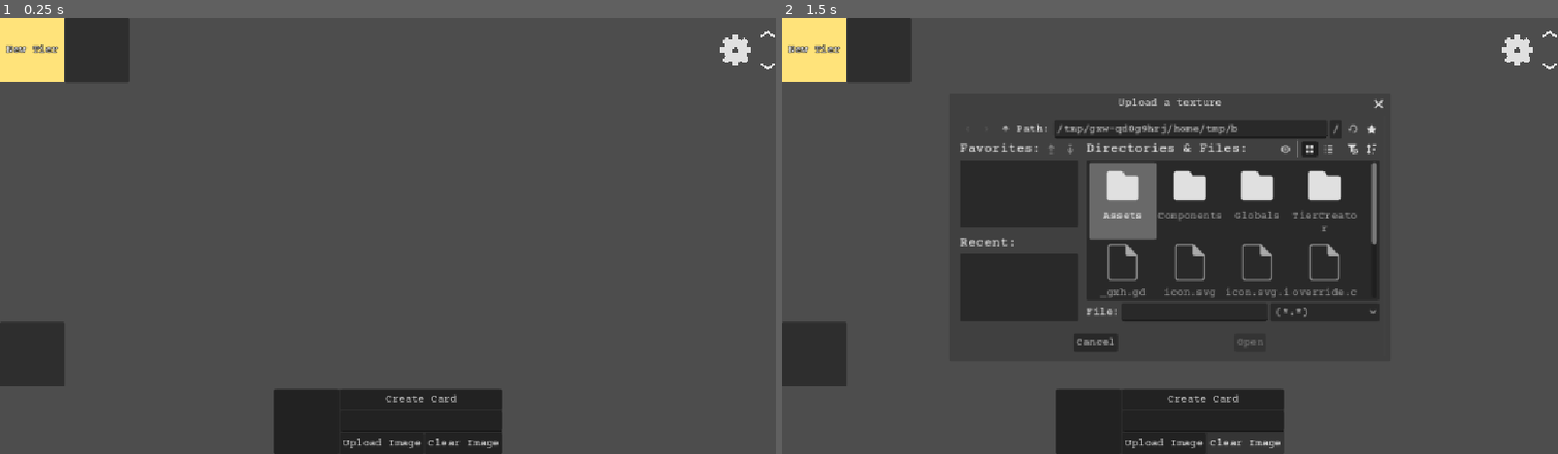
Above: before the commit, frames 1-2 (left to right).
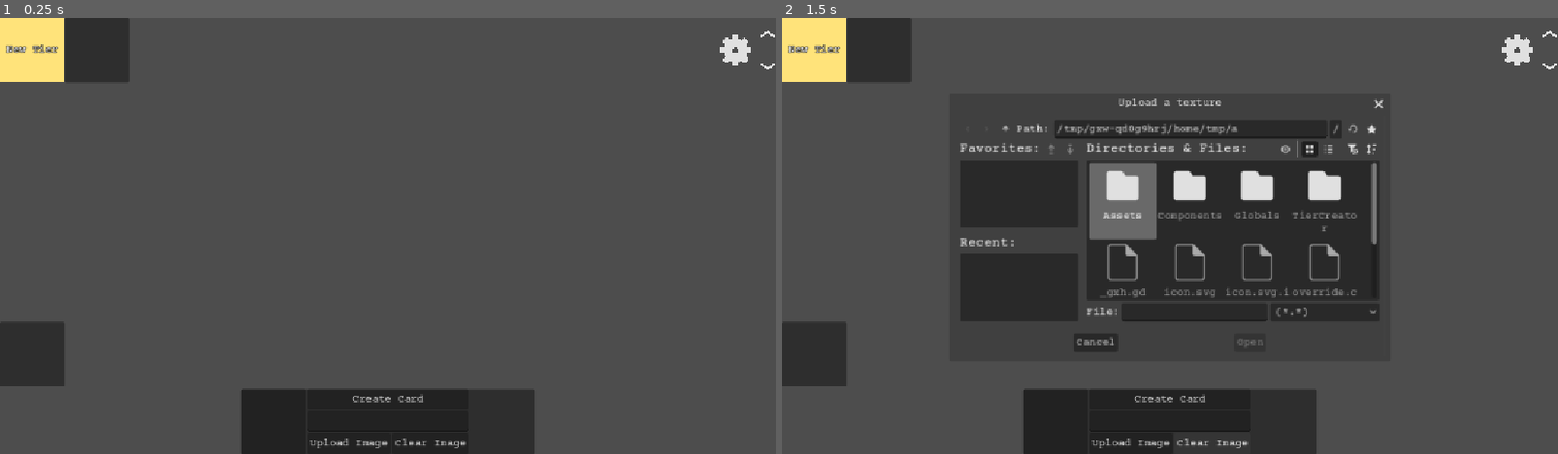
Above: after the commit, the same moments.

Repository: White-Dove-Gamedev/Tier-Creator
Game: Godot game, scene res://TierCreator/tier_creator.tscn
The game is run twice, just before and just after one commit, with the same random seed, the same clock (stepped at 60 frames per second) and the same inputs.
Inputs:
- Up to frame 1 (0.25 s): no input
- Up to frame 2 (1.5 s): click "Upload Image" at 0.5 s; click "Clear Image" at 1.25 s

The runs differ from the first frame. In frame 1, 1.5% of the frame differs, in the area x 31-69%, y 85-100%; in frame 2, 1.5%, in the area x 31-69%, y 24-100%.

Commit message:
Add screenshot functionality

Diff:
--- a/TierCreator/card_creator.gd
+++ b/TierCreator/card_creator.gd
@@ -12,14 +12,118 @@
 @onready var card_text_line_edit: LineEdit = %CardTextLineEdit
 @onready var upload_image_button: Button = %UploadImageButton
 @onready var clear_image_button: Button = %ClearImageButton
-
-var file_dialog = FileDialog.new()
+@onready var screenshot_texture_button: TextureButton = %ScreenshotTextureButton
+@onready var upload_file_dialog: FileDialog = %UploadFileDialog
+@onready var save_file_dialog: FileDialog = %SaveFileDialog
 
 func _ready() -> void:
-	set_sizes()
-	set_mouse_settings()
-	connect_signals()
-	set_file_dialog()
+	set_self()
+	set_preview_h_box_container()
+	set_preview_label()
+	set_preview_texture_rect()
+	set_preview_panel_container()
+	set_screenshot_texture_button()
+	set_create_card_button()
+	set_card_text_line_edit()
+	set_upload_image_button()
+	set_clear_image_button()
+	set_upload_file_dialog()
+	set_save_file_dialog()
+	set_screenshot_texture_button()
+
+
+func set_self() -> void:
+	mouse_filter = Control.MOUSE_FILTER_IGNORE
+
+
+func set_preview_h_box_container() -> void:
+	preview_h_box_container.mouse_filter = Control.MOUSE_FILTER_IGNORE
+
+
+func set_preview_label() -> void:
+	preview_label.custom_minimum_size = Vector2(Utils.MIN_SIZE_X, Utils.MIN_SIZE_Y)
+	preview_label.custom_maximum_size = Vector2(Utils.MAX_SIZE_X, Utils.MAX_SIZE_Y)
+	preview_label.mouse_filter = Control.MOUSE_FILTER_IGNORE
+
+
+func set_preview_texture_rect() -> void:
+	preview_texture_rect.custom_minimum_size = Vector2(Utils.MIN_SIZE_X, Utils.MIN_SIZE_Y)
+	preview_texture_rect.custom_maximum_size = Vector2(Utils.MAX_SIZE_X, Utils.MAX_SIZE_Y)
+	preview_texture_rect.mouse_filter = Control.MOUSE_FILTER_IGNORE
+
+
+func set_preview_panel_container() -> void:
+	preview_panel_container.custom_minimum_size = Vector2(Utils.MIN_SIZE_X, Utils.MIN_SIZE_Y)
+	preview_panel_container.custom_maximum_size = Vector2(Utils.MAX_SIZE_X, Utils.MAX_SIZE_Y)
+	preview_panel_container.mouse_filter = Control.MOUSE_FILTER_IGNORE
+
+
+func set_screenshot_texture_button() -> void:
+	screenshot_texture_button.custom_minimum_size = Vector2(Utils.MIN_SIZE_X, Utils.MIN_SIZE_Y)
+	screenshot_texture_button.custom_minimum_size = Vector2(Utils.MAX_SIZE_X, Utils.MAX_SIZE_Y)
+	screenshot_texture_button.ignore_texture_size = true
+	screenshot_texture_button.stretch_mode = TextureButton.STRETCH_KEEP_ASPECT_CENTERED
+	screenshot_texture_button.mouse_default_cursor_shape = Control.CURSOR_POINTING_HAND
+
+
+func set_create_card_button() -> void:
+	create_card_button.mouse_default_cursor_shape = Control.CURSOR_POINTING_HAND
+	create_card_button.pressed.connect(_on_create_card_button_pressed)
+
+
+func set_card_text_line_edit() -> void:
+	card_text_line_edit.backspace_deletes_composite_character_enabled = true
+	card_text_line_edit.clear_button_enabled = true
+	card_text_line_edit.text_changed.connect(_on_card_text_line_edit_text_changed)
+	card_text_line_edit.size_flags_vertical = Control.SIZE_EXPAND_FILL
+
+
+func set_upload_image_button() -> void:
+	upload_image_button.mouse_default_cursor_shape = Control.CURSOR_POINTING_HAND
+	upload_image_button.pressed.connect(_on_upload_image_button_pressed)
+
+
+func set_clear_image_button() -> void:
+	clear_image_button.mouse_default_cursor_shape = Control.CURSOR_POINTING_HAND
+	clear_image_button.pressed.connect(_on_clear_image_button_pressed)
+
+
+func set_upload_file_dialog() -> void:
+	upload_file_dialog.file_mode = FileDialog.FILE_MODE_OPEN_FILE
+	upload_file_dialog.use_native_dialog = true
+	upload_file_dialog.mode = Window.MODE_WINDOWED
+	upload_file_dialog.access = FileDialog.ACCESS_FILESYSTEM
+	upload_file_dialog.filters = ["*.*"]
+	upload_file_dialog.title = "Upload a texture"
+	upload_file_dialog.file_selected.connect(_on_upload_file_selected)
+
+
+func set_save_file_dialog() -> void:
+	save_file_dialog.file_mode = FileDialog.FILE_MODE_SAVE_FILE
+	save_file_dialog.use_native_dialog = true
+	save_file_dialog.mode = Window.MODE_WINDOWED
+	save_file_dialog.access = FileDialog.ACCESS_FILESYSTEM
+	save_file_dialog.filters = ["*.png"]
+	save_file_dialog.title = "Save the Tierlist"
+
+
+func _on_upload_file_selected(path: String) -> void:
+	var image := Image.load_from_file(path)
+	if image == null:
+		return
+	preview_texture_rect.texture = ImageTexture.create_from_image(image)
+
+
+func _on_clear_image_button_pressed() -> void:
+	preview_texture_rect.texture = null
+
+
+func _on_card_text_line_edit_text_changed(new_text: String) -> void:
+	preview_label.text = new_text
+
+
+func _on_upload_image_button_pressed() -> void:
+	upload_file_dialog.popup_centered()
 
 
 func _on_create_card_button_pressed() -> void:
@@ -36,63 +140,3 @@
 	if card.card_texture_rect.texture:
 		card.background_panel_container.hide()
 	card.move_to_front()
-
-
-
-func _on_card_text_line_edit_text_changed(new_text: String) -> void:
-	preview_label.text = new_text
-
-
-func _on_upload_image_button_pressed() -> void:
-	file_dialog.popup_centered()
-
-
-func _on_file_selected(path: String) -> void:
-	var image := Image.load_from_file(path)
-	if image == null:
-		return
-	preview_texture_rect.texture = ImageTexture.create_from_image(image)
-
-
-func _on_clear_image_button_pressed() -> void:
-	preview_texture_rect.texture = null
-
-
-func set_sizes() -> void:
-	preview_label.custom_minimum_size = Vector2(Utils.MIN_SIZE_X, Utils.MIN_SIZE_Y)
-	preview_label.custom_maximum_size = Vector2(Utils.MAX_SIZE_X, Utils.MAX_SIZE_Y)
-	preview_texture_rect.custom_minimum_size = Vector2(Utils.MIN_SIZE_X, Utils.MIN_SIZE_Y)
-	preview_texture_rect.custom_maximum_size = Vector2(Utils.MAX_SIZE_X, Utils.MAX_SIZE_Y)
-	preview_panel_container.custom_minimum_size = Vector2(Utils.MIN_SIZE_X, Utils.MIN_SIZE_Y)
-	preview_panel_container.custom_maximum_size = Vector2(Utils.MAX_SIZE_X, Utils.MAX_SIZE_Y)
-
-
-func set_mouse_settings() -> void:
-	create_card_button.mouse_default_cursor_shape = Control.CURSOR_POINTING_HAND
-	upload_image_button.mouse_default_cursor_shape = Control.CURSOR_POINTING_HAND
-	clear_image_button.mouse_default_cursor_shape = Control.CURSOR_POINTING_HAND
-	preview_panel_container.mouse_filter = Control.MOUSE_FILTER_IGNORE
-	preview_label.mouse_filter = Control.MOUSE_FILTER_IGNORE
-	preview_texture_rect.mouse_filter = Control.MOUSE_FILTER_IGNORE
-	mouse_filter = Control.MOUSE_FILTER_IGNORE
-	preview_h_box_container.mouse_filter = Control.MOUSE_FILTER_IGNORE
-
-
-
-func connect_signals() -> void:
-	card_text_line_edit.text_changed.connect(_on_card_text_line_edit_text_changed)
-	upload_image_button.pressed.connect(_on_upload_image_button_pressed)
-	clear_image_button.pressed.connect(_on_clear_image_button_pressed)
-	create_card_button.pressed.connect(_on_create_card_button_pressed)
-
-
-func set_file_dialog() -> void:
-	add_child(file_dialog)
-	file_dialog.file_mode = FileDialog.FILE_MODE_OPEN_FILE
-	file_dialog.use_native_dialog = true
-	file_dialog.mode = Window.MODE_WINDOWED
-	file_dialog.access = FileDialog.ACCESS_FILESYSTEM
-	file_dialog.filters = ["*.*"]
-	file_dialog.title = "Upload a texture"
-
-	file_dialog.file_selected.connect(_on_file_selected)
--- a/TierCreator/card_creator.tscn
+++ b/TierCreator/card_creator.tscn
@@ -1,6 +1,7 @@
 [gd_scene format=3 uid="uid://bsqvo200gwsv4"]
 
 [ext_resource type="Script" uid="uid://b43psoose2suo" path="res://TierCreator/card_creator.gd" id="1_5uojh"]
+[ext_resource type="Texture2D" uid="uid://cy3lcrcutw4t1" path="res://Assets/Icons/Screenshot.svg" id="2_duitp"]
 
 [node name="CardCreator" type="PanelContainer" unique_id=614640915]
 anchors_preset = 7
@@ -87,3 +88,27 @@
 layout_mode = 2
 mouse_default_cursor_shape = 2
 text = "Clear Image"
+
+[node name="ScreenshotTextureButton" type="TextureButton" parent="PreviewHBoxContainer" unique_id=892036664]
+unique_name_in_owner = true
+custom_minimum_size = Vector2(96, 96)
+layout_mode = 2
+mouse_default_cursor_shape = 2
+texture_normal = ExtResource("2_duitp")
+ignore_texture_size = true
+stretch_mode = 5
+
+[node name="UploadFileDialog" type="FileDialog" parent="." unique_id=1768600321]
+unique_name_in_owner = true
+title = "Upload a texture"
+file_mode = 0
+access = 2
+filters = PackedStringArray("*.*")
+use_native_dialog = true
+
+[node name="SaveFileDialog" type="FileDialog" parent="." unique_id=228731796]
+unique_name_in_owner = true
+title = "Save the Tierlist"
+access = 2
+filters = PackedStringArray("*.png")
+use_native_dialog = true
--- a/TierCreator/tier_creator.gd
+++ b/TierCreator/tier_creator.gd
@@ -8,12 +8,15 @@
 @onready var settings_window: SettingsWindow = %SettingsWindow
 @onready var card_bench_scroll_container: ScrollContainer = %CardBenchScrollContainer
 @onready var tier_list: TierList = %TierList
+@onready var card_creator: CardCreator = %CardCreator
 
 
 func _ready() -> void:
 	set_settings_window()
 	set_card_v_box_container()
 	set_card_bench_scroll_container()
+	set_screenshot_texture_button()
+	set_save_file_dialog()
 	add_tier_category()
 
 
@@ -31,10 +34,39 @@
 	card_bench_scroll_container.custom_minimum_size = Vector2(-1.0, Utils.MIN_SIZE_Y)
 
 
+func set_screenshot_texture_button() -> void:
+	card_creator.screenshot_texture_button.pressed.connect(_on_screenshot_texture_button_pressed)
+
+
+func set_save_file_dialog() -> void:
+	card_creator.save_file_dialog.file_selected.connect(_on_save_file_selected)
+
+
+func _on_screenshot_texture_button_pressed() -> void:
+	card_creator.save_file_dialog.popup_centered()
+
+
+func _on_save_file_selected(path: String) -> void:
+	var img := await capture_screenshot(tier_list.tiers_v_box_container)
+	img.save_png(path)
+
+
 func add_tier_category() -> void:
 	var tier_category := TIER_CATEGORY.instantiate() as TierCategory
 	tier_list.tiers_v_box_container.add_child(tier_category)
 	connect_tier_category_signals(tier_category)
+
+
+func capture_screenshot(node: Control) -> Image:
+	var sub_viewport := SubViewport.new()
+	sub_viewport.size = node.size
+	sub_viewport.render_target_update_mode = SubViewport.UPDATE_ALWAYS
+	add_child(sub_viewport)
+	sub_viewport.add_child(node.duplicate(DUPLICATE_SIGNALS))
+	await RenderingServer.frame_post_draw
+	var img := sub_viewport.get_texture().get_image()
+	sub_viewport.queue_free()
+	return img
 
 
 func connect_tier_category_signals(tier_category: TierCategory) -> void:
Not shown, changed: CHANGELOG.md
